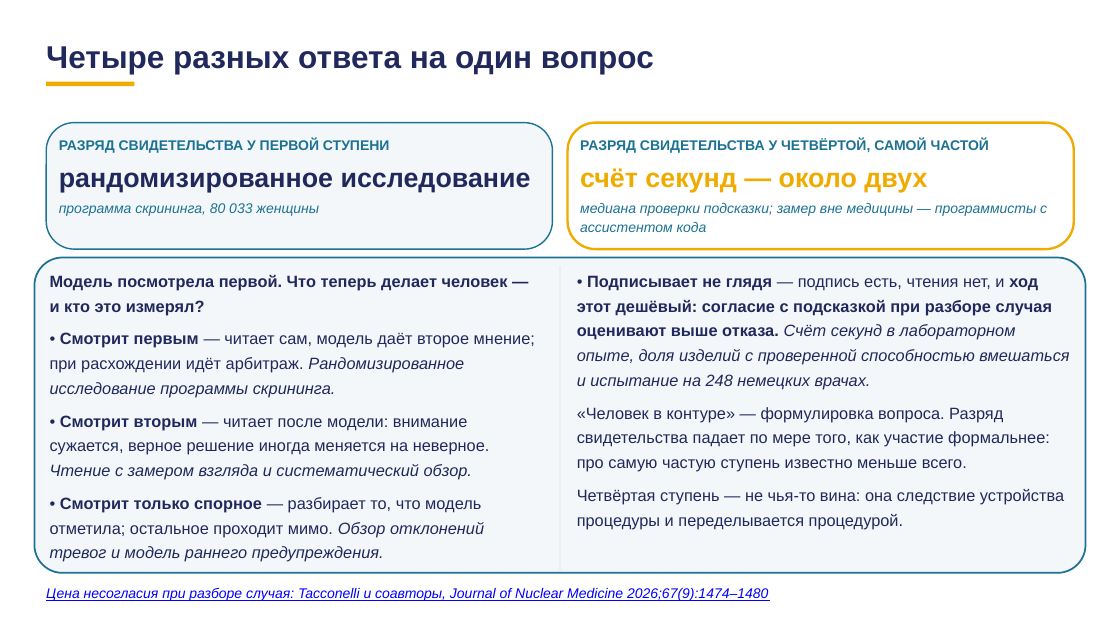
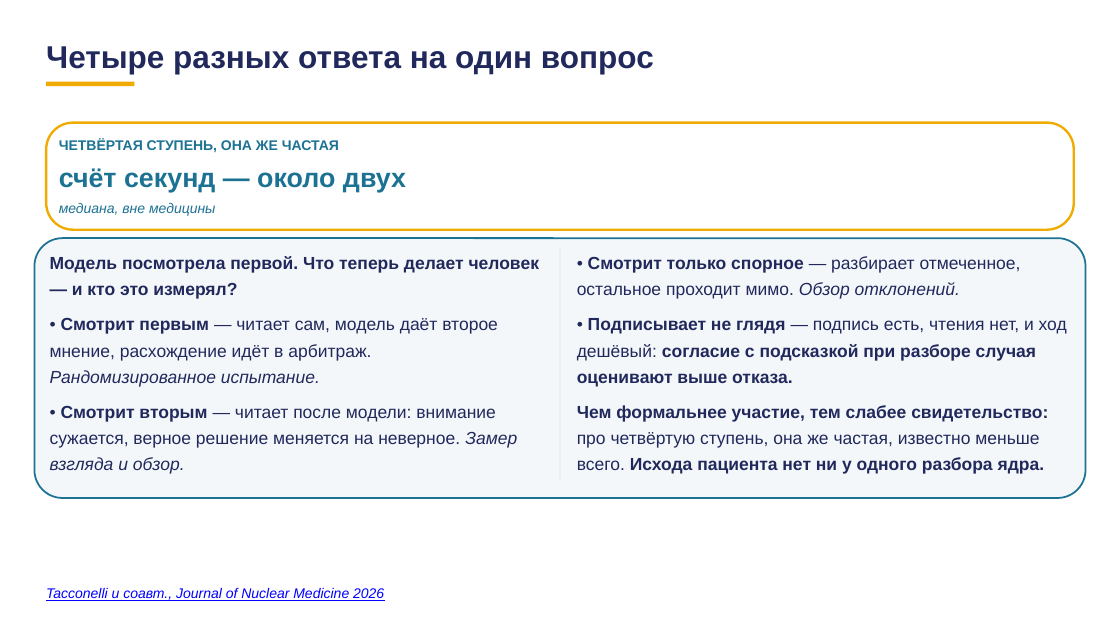
Before and after one commit to tellina-study/AI-usage-lessons, a slide deck: slide 97 of library/lectures/lec-07/rework/deck/lec-07-karkas.pptx (slide 98 before the commit). Drawn at 1120x630 pixels with LibreOffice and Linux fonts; fonts in the diff are those of the drawing. Boxes give left, top, right and bottom in pixels: in the first picture for what was removed or moved away, otherwise in the second. Text is boxed around its words. In the diff, an @@ line names an element or a change of style, - is before the commit and + after.

```diff
--- a/library/lectures/lec-07/rework/deck/lec-07-karkas.pptx
+++ b/library/lectures/lec-07/rework/deck/lec-07-karkas.pptx
@@ rounded rectangle at <box>46,123,1074,229</box>: proportions changed @@
@@ rounded rectangle: place and size @@
-rounded rectangle at <box>568,123,1075,250</box>
+rounded rectangle at <box>46,123,1074,229</box>
@@ rounded rectangle removed at <box>46,123,553,250</box> @@
@@ text removed at <box>59,139,390,153</box> @@
-РАЗРЯД СВИДЕТЕЛЬСТВА У ПЕРВОЙ СТУПЕНИ
@@ text added at <box>59,139,339,152</box>, 12 pt, text #1C7293, bold @@
+ЧЕТВЁРТАЯ СТУПЕНЬ, ОНА ЖЕ ЧАСТАЯ
@@ text removed at <box>580,139,989,153</box> @@
-РАЗРЯД СВИДЕТЕЛЬСТВА У ЧЕТВЁРТОЙ, САМОЙ ЧАСТОЙ
@@ text "счёт секунд — около двух": place and size @@
-text "счёт секунд — около двух" at <box>580,168,927,193</box>
+text "счёт секунд — около двух" at <box>59,168,406,193</box>
@@ text "счёт секунд — около двух" at <box>59,168,406,193</box>: text colour #F0AB00 to #1C7293 @@
@@ text removed at <box>59,172,531,193</box> @@
-рандомизированное исследование
@@ text at <box>59,203,215,216</box>: text changed @@
-медиана проверки подсказки; замер вне медицины — программисты с ассистентом кода
+медиана, вне медицины
@@ text removed at <box>59,203,319,216</box> @@
-программа скрининга, 80 033 женщины
@@ rounded rectangle: place and size @@
-rounded rectangle at <box>34,258,1086,573</box>
+rounded rectangle at <box>34,238,1086,497</box>
@@ rounded rectangle at <box>34,238,1086,497</box>: proportions changed @@
@@ text at <box>50,256,539,299</box>: size 14 to 15 pt in "Модель посмотрела первой. Что теперь делает человек ..." @@
@@ text "Модель посмотрела первой. Что теперь ...": place and size @@
-text "Модель посмотрела первой. Что теперь ..." at <box>50,275,535,562</box>
+text "Модель посмотрела первой. Что теперь ..." at <box>50,256,539,474</box>
@@ rectangle: place and size @@
-rectangle at <box>560,266,560,571</box>
+rectangle at <box>560,246,560,481</box>
@@ text at <box>577,256,1067,474</box>: text changed; size 14 to 15 pt; bold on @@
-• Подписывает не глядя — подпись есть, чтения нет, и ход этот дешёвый: согласие с подсказкой при разборе случая оценивают выше отказа. Счёт секунд в лабораторном опыте, доля изделий с проверенной способностью вмешаться и испытание на 248 немецких врачах.
-«Человек в контуре» — формулировка вопроса. Разряд свидетельства падает по мере того, как участие формальнее: про самую частую ступень известно меньше всего.
-Четвёртая ступень — не чья-то вина: она следствие устройства процедуры и переделывается процедурой.
+• Смотрит только спорное — разбирает отмеченное, остальное проходит мимо. Обзор отклонений.
+• Подписывает не глядя — подпись есть, чтения нет, и ход дешёвый: согласие с подсказкой при разборе случая оценивают выше отказа.
+Чем формальнее участие, тем слабее свидетельство: про четвёртую ступень, она же частая, известно меньше всего. Исхода пациента нет ни у одного разбора ядра.
@@ text at <box>50,318,517,474</box>: text changed; size 14 to 15 pt @@
-• Смотрит первым — читает сам, модель даёт второе мнение; при расхождении идёт арбитраж. Рандомизированное исследование программы скрининга.
-• Смотрит вторым — читает после модели: внимание сужается, верное решение иногда меняется на неверное. Чтение с замером взгляда и систематический обзор.
-• Смотрит только спорное — разбирает то, что модель отметила; остальное проходит мимо. Обзор отклонений тревог и модель раннего предупреждения.
+• Смотрит первым — читает сам, модель даёт второе мнение, расхождение идёт в арбитраж. Рандомизированное испытание.
+• Смотрит вторым — читает после модели: внимание сужается, верное решение меняется на неверное. Замер взгляда и обзор.
@@ text at <box>46,588,384,601</box>: text changed @@
-Цена несогласия при разборе случая: Tacconelli и соавторы, Journal of Nuclear Medicine 2026;67(9):1474–1480
+Tacconelli и соавт., Journal of Nuclear Medicine 2026
```
Also in this commit, not shown: 77 other slides changed, 23 slides added, 24 slides removed, 1 other file.
